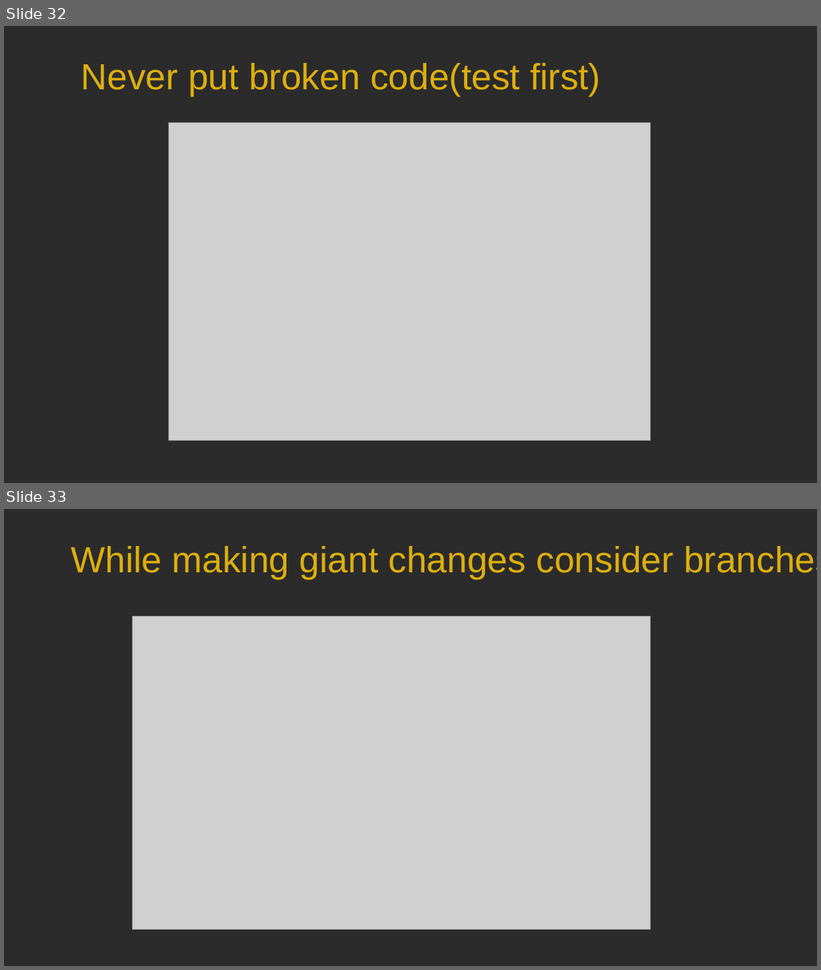
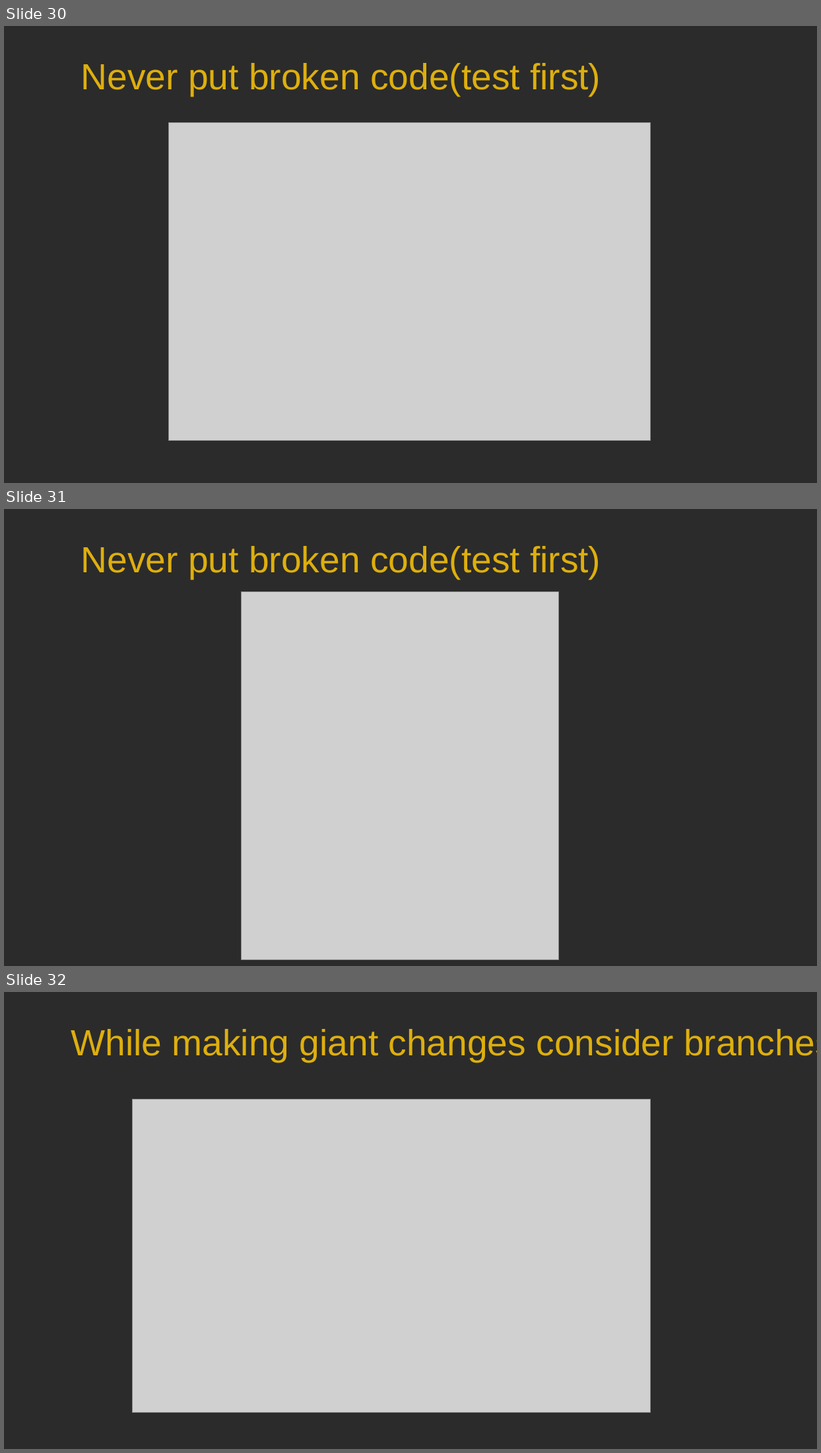
Before and after one commit to Ramprasade10/VersionControlSystem_NSOC, a slide deck: VersionControlSystem.odp. Shown one above the other, each under a label of ours: slides 32 and 33 before the commit, slides 30, 31 and 32 after it. The pictures are 821x970 and 821x1453 pixels, drawn with LibreOffice and Linux fonts; fonts in the diff are those of the drawing; grey boxes stand for pictures; background and template pictures are left out; a plain dark background stands for a picture behind light text. Boxes give left, top, right and bottom in pixels: in the first picture for what was removed or moved away, otherwise in the second. Text is boxed around its words. In the diff, an @@ line names an element or a change of style, - is before the commit and + after.

```diff
--- a/VersionControlSystem.odp
+++ b/VersionControlSystem.odp
@@ slide 31 added at (4, 509, 817, 966), background picture (left out) @@
@@ title added at (81, 546, 601, 580), 43 pt, text #DEAF0D @@
+Never put broken code(test first)
@@ picture added at (242, 591, 559, 960) @@
@@ what was slide 32 is now slide 30 @@
@@ what was slide 33 is now slide 32 @@
```
Also in this commit, not shown: 6 slides changed, 2 slides removed, 1 other file.
